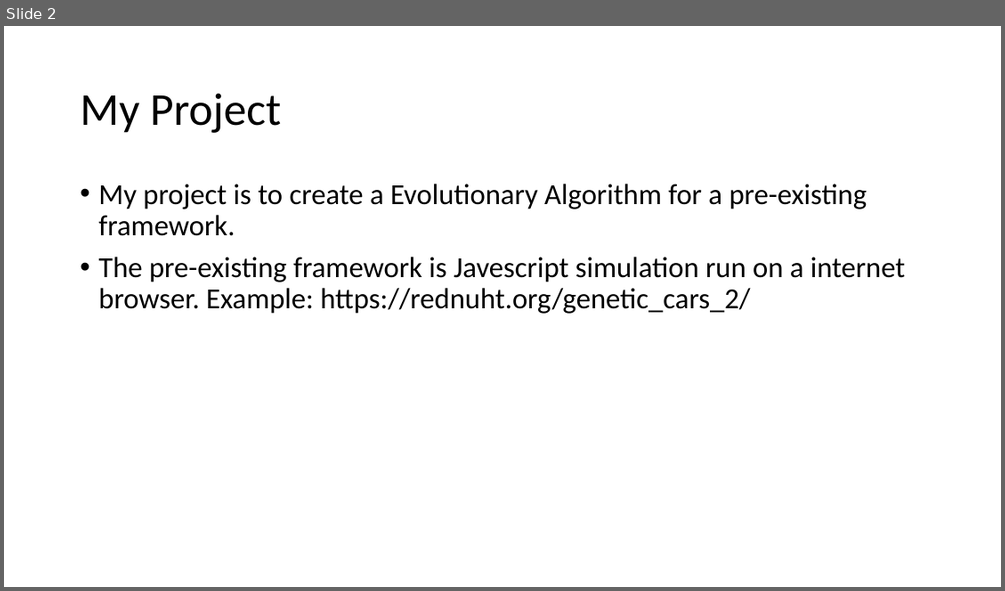
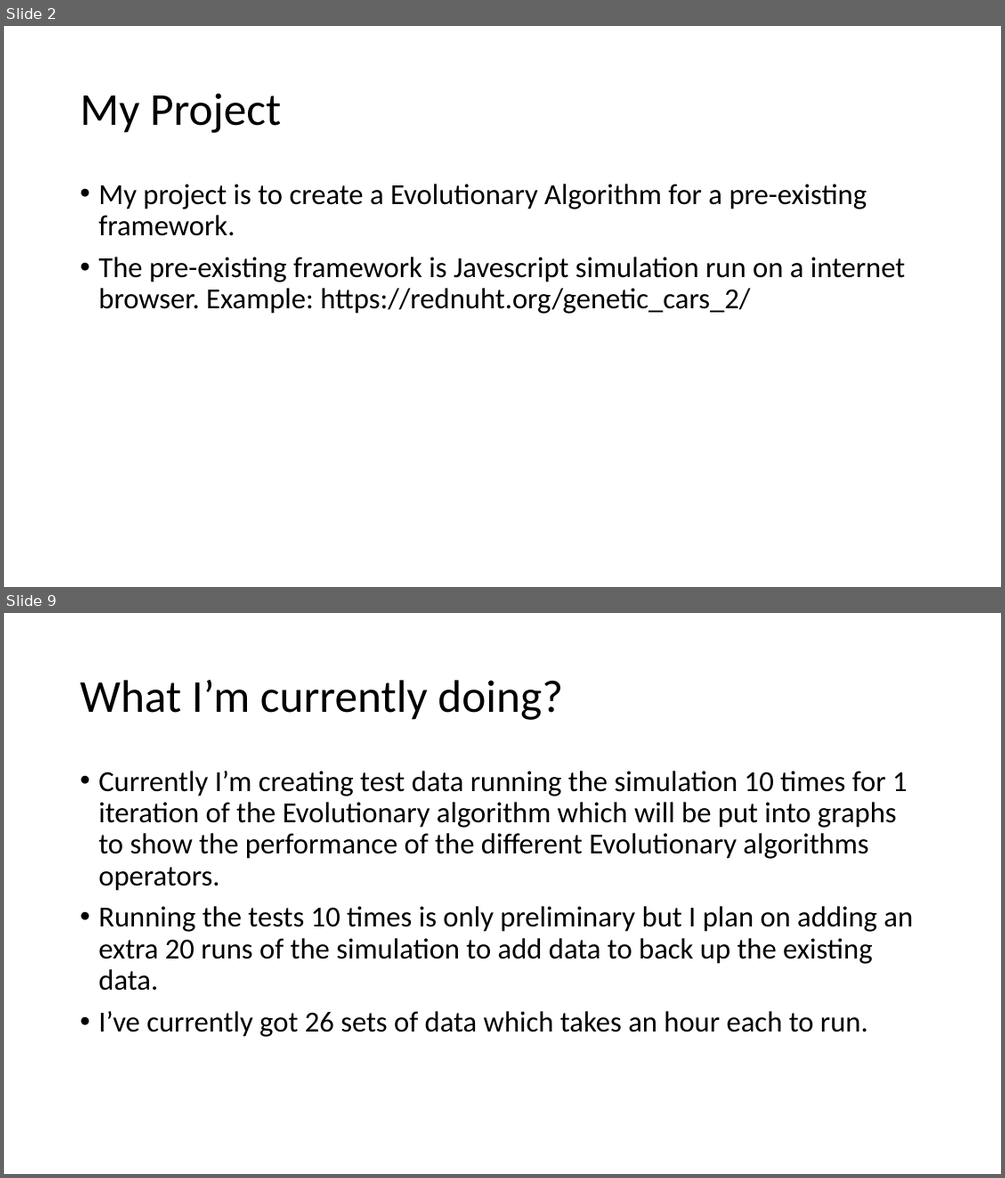
Before and after one commit to jonster100/Dissertation-, a slide deck: Documentation/Genetic-Cars-Simulation-presentation.odp. Shown one above the other, each under a label of ours: slide 2 before the commit, slides 2 and 9 after it; the slides between them are not shown. The pictures are 1005x591 and 1005x1178 pixels, drawn with LibreOffice and Linux fonts; fonts in the diff are those of the drawing. Boxes give left, top, right and bottom in pixels: in the first picture for what was removed or moved away, otherwise in the second. Text is boxed around its words. In the diff, an @@ line names an element or a change of style, - is before the commit and + after.

Commit message:
Updated presentation
Added preliminary data graphs, and implementation explanations.

```diff
--- a/Documentation/Genetic-Cars-Simulation-presentation.odp
+++ b/Documentation/Genetic-Cars-Simulation-presentation.odp
@@ slide 9 added at [4, 613, 1001, 1174], background #FFFFFF @@
@@ title added at [80, 680, 563, 720], 44 pt, text #000000 @@
+What I’m currently doing?
@@ text added at [98, 771, 913, 1037], 28 pt, text #000000 @@
+• Currently I’m creating test data running the simulation 10 times for 1 iteration of the Evolutionary algorithm which will be put into graphs to show the performance of the different Evolutionary algorithms operators.
+• Running the tests 10 times is only preliminary but I plan on adding an extra 20 runs of the simulation to add data to back up the existing data.
+• I’ve currently got 26 sets of data which takes an hour each to run.
```
Also in this commit, not shown: 1 slide changed, 8 other slides added, 2 slides removed, 1 other file.
